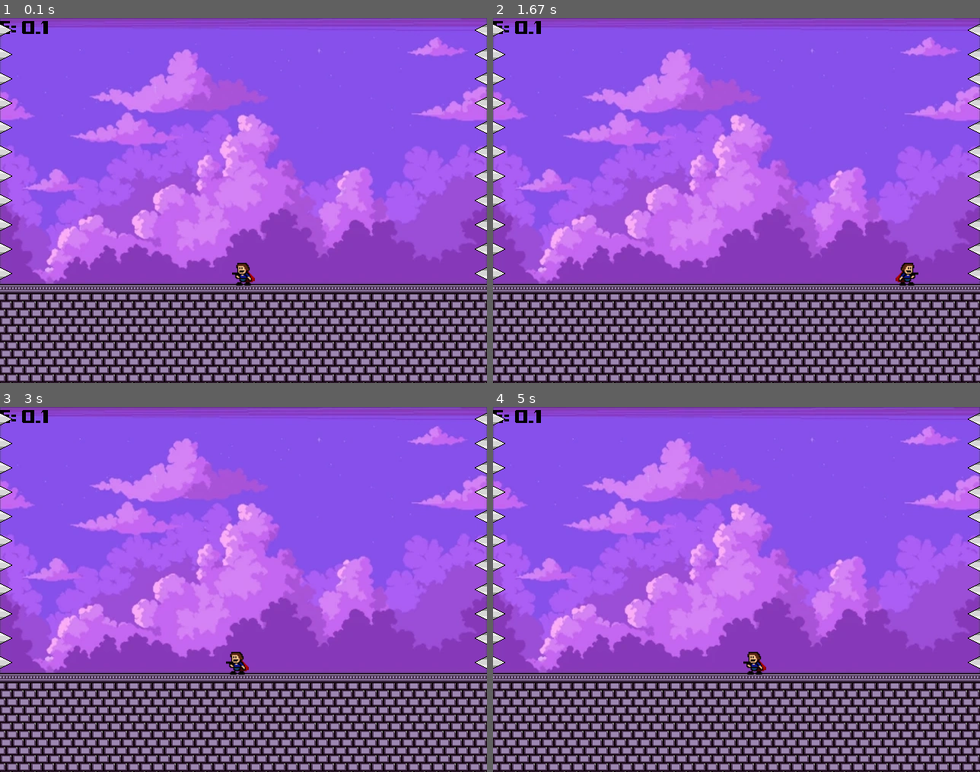
Above: before the commit, frames 1-4 (two rows, left to right).
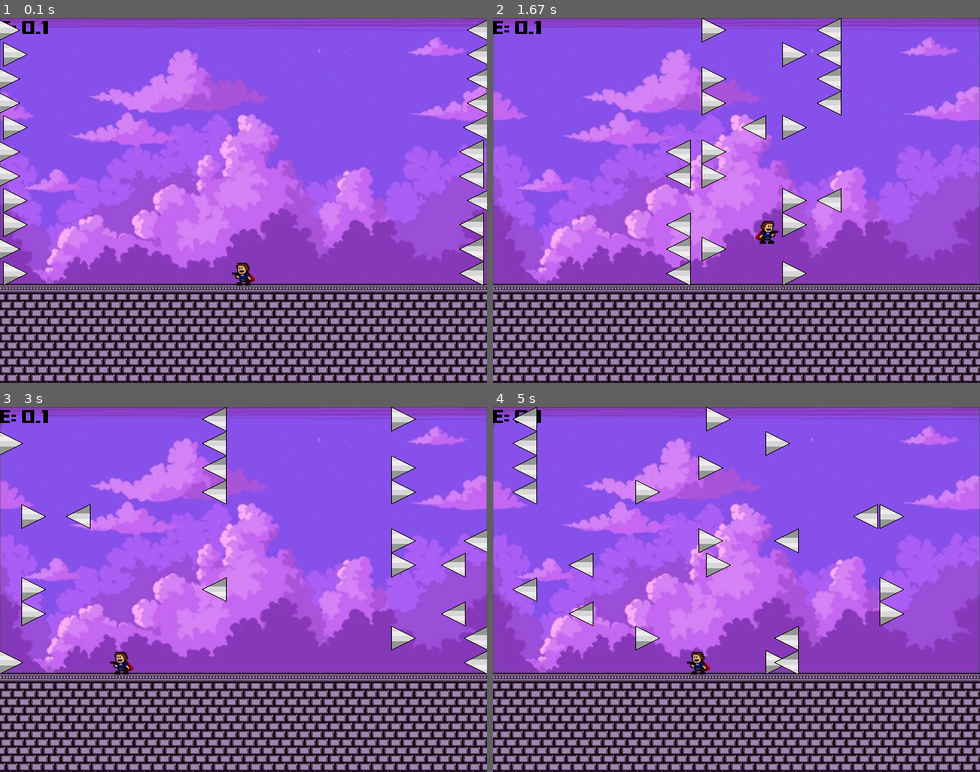
Above: after the commit, the same moments.

Repository: lorak80/pygame_project
Game: pygame game, started from game/main.py
Same seed, same stepped clock (60 frames per second), same inputs: the game is played once before the commit and once after it.
Inputs:
- Up to frame 1 (0.1 s): no input
- Up to frame 2 (1.67 s): hold D 0.33-0.8 s; hold W 0.83-1.13 s; hold D 1.17-1.63 s
- Up to frame 3 (3 s): hold A 1.67-2.2 s; hold S 2.23-2.53 s; tap J at 2.57 s; hold A from 2.9 s (still down)
- Up to frame 4 (5 s): release A at 3.3 s; hold W 3.33-3.7 s; hold D 3.73-4.37 s; hold A from 4.8 s (still down)

The runs differ from the first frame. In frame 1, 2.9% of the frame differs, in the area x 0-100%, y 0-74%; in frame 2, 5.3%; in frame 3, 4.8%; in frame 4, 5.2%.

Commit message:
started implementing spikes
not much to say here

Diff:
--- a/game/Bob.py
+++ b/game/Bob.py
@@ -8,8 +8,8 @@
 
 
 #movement speed
-WALK_SPEED = 4
-DASH_SPEED = 7
+WALK_SPEED = 5
+DASH_SPEED = 8
 INIT_JUMP_SPEED = 12
 #dash time in seconds
 DASH_TIME = 0.2
@@ -23,7 +23,8 @@
         self.init_x = init_x
         self.init_y = init_y
         #possible states of bob
-        self.states = {"mov right": False, "mov left": False, "dashed": False,"dashing": False}
+        self.states = {"mov right": False, "mov left": False, "mov up": False,
+                       "mov down": False, "face right": False, "dashed": False,"dashing": False}
         self.rect = self.surfL.get_rect(midbottom = (init_x, init_y))
 
     #resets the position to the center of the screen and on the ground
@@ -33,12 +34,26 @@
     def movement(self, keys):
         if keys[pygame.K_a]:
             self.rect.x -= WALK_SPEED
+            self.states["face right"] = False
             self.states["mov left"] = True
             self.states["mov right"] = False
-        if keys[pygame.K_d]:
+        elif keys[pygame.K_d]:
             self.rect.x += WALK_SPEED
+            self.states["face right"] = True
             self.states["mov right"] = True
             self.states["mov left"] = False
+        else:
+            self.states["mov right"] = False
+            self.states["mov left"] = False
+        if keys[pygame.K_w]:
+            self.states["mov up"] = True
+            self.states["mov down"] = False
+        elif keys[pygame.K_s]:
+            self.states["mov down"] = True
+            self.states["mov up"] = False
+        else:
+            self.states["mov up"] = False
+            self.states["mov down"] = False
         if keys[pygame.K_j]:
             self.states["dashing"] = True
         else:
@@ -52,17 +67,25 @@
             self.rect.x += DASH_SPEED
         if self.states["mov left"]:
             self.rect.x -= DASH_SPEED
+        if self.states["mov up"]:
+            self.rect.y -= DASH_SPEED
+        if self.states["mov down"]:
+            self.rect.y += DASH_SPEED
+        if self.on_ground():
+            self.rect.bottom = FLOOR_POSY
+
     #prevents bob from going offscreen
     def avoid_offscreen(self):
         if self.rect.left <= 0:
             self.rect.left = 0
         elif self.rect.right >= WIN_WIDTH:
             self.rect.right = WIN_WIDTH
+
     #a few boolean methods to check states
     def on_ground(self):
         return (self.rect.bottom >= FLOOR_POSY)
-    def moving_right(self):
-        return self.states["mov right"]
+    def facing_right(self):
+        return self.states["face right"]
     def dashing(self):
         return self.states["dashing"]
     def dashed(self):
--- a/game/Killer.py
+++ b/game/Killer.py
@@ -1,5 +1,7 @@
-import pygame
-import Bob
+import pygame, random
+import main
+
+SPIKE_SPEEDS = [2.5, 3.5, 4]
 
 class Killer(pygame.sprite.Sprite):
     def __init__(self, init_x, init_y):
@@ -10,7 +12,22 @@
         bob.reset_pos()
 
 class Spike(Killer):
-    def __init__(self, init_x, init_y, image):
+    def __init__(self, init_x, init_y, image, right):
         super().__init__(init_x, init_y)
+        self.RIGHT = right
+        self.speed = random.choice(SPIKE_SPEEDS)
         self.surf = pygame.image.load(image).convert_alpha()
         self.rect = self.surf.get_rect(midtop = (self.init_x, self.init_y))
+    def move(self):
+        if self.RIGHT:
+            self.rect.x += self.speed
+        else:
+            self.rect.x -= self.speed
+
+    def random_speed(self):
+        self.speed = random.choice(SPIKE_SPEEDS)
+    def reset_pos(self):
+        if self.RIGHT:
+            self.rect.right = 0
+        else:
+            self.rect.left = main.WIN_WIDTH
--- a/game/main.py
+++ b/game/main.py
@@ -1,6 +1,7 @@
 #                                THIS IS MY FIRST PYGAME PROJECT!
 
-#     In this game you are bob, bob needs to avoid floating spikes and enemies walking around
+#     In this game you are Bob, Bob needs to avoid floating spikes and Glob walking around, the more
+#                              time you survive, the higher the score
 #                             Bob has 2 skills, jumping and dashing
 
 # Bob jumps with spacebar, if you don't need to jump high, you simply release spacebar when needed
@@ -8,11 +9,16 @@
 #                            you will jump as soon as bob touches the ground.
 
 # Bob dashes with [j] , if you dash you can't do anything else other than dashing, but you can move
-#             straight in all 8 directions, horizontally, vertically and diagonally (to be implemented)
+#               straight in all 8 directions, horizontally, vertically and diagonally
 #       Bob cannot dash more than once in the air, the dash refills when bob touches the ground
-#
-#
-#
+
+#                                            SPIKES (randomness: to be fully implemented)
+#       Spikes are the hardest killer to avoid, they randomly come from the left and right side
+#                               of the screen in controlled random order
+
+#                                         GLOB ENEMY (to be fully implemented after spikes)
+#     Glob is a static enemy that always moves in the same way with the same speed, combined with
+#                       the spikes, it adds more difficulty to the game
 
 import pygame
 import Bob, Killer, Floor, Text, Sky
@@ -52,7 +58,7 @@
     screen.blit(sky.surf, sky.rect)
     screen.blit(text0.surf, text0.rect)
     #based on the moving direction of bob, it turns its body towards that direction
-    if bob.moving_right():
+    if bob.facing_right():
         screen.blit(bob.surfR, bob.rect)
     else:
         screen.blit(bob.surfL, bob.rect)
@@ -67,6 +73,22 @@
         else:
             i += 1
 
+def move_spikes(spikes):
+    for spike in spikes:
+        spike.move()
+
+def offscreen_spikes(spikes):
+    for spike in spikes:
+        if spike.RIGHT and spike.rect.left >= WIN_WIDTH or not spike.RIGHT and spike.rect.right <= 0:
+            spike.random_speed()
+            spike.reset_pos()
+
+
+
+def do_everything_for_spikes(spikes):
+    move_spikes(spikes)
+    offscreen_spikes(spikes)
+
 def main():
     pygame.init()
     pygame.display.set_caption("bob")
@@ -78,9 +100,9 @@
     floor = Floor.Floor()
     bob = Bob.Bob(WIN_WIDTH / 2, FLOOR_POSY)#bob is the player
     #"spikes" is the list of all spike instances
-    spikes = [Killer.Spike(0, i * SPIKE_SIZE, SPIKE_IMG_RIGHT) for i in range(int(MAX_SPIKES / 2))]
+    spikes = [Killer.Spike(0, i * SPIKE_SIZE, SPIKE_IMG_RIGHT, True) for i in range(int(MAX_SPIKES / 2))]
     #adds to the list the spike on the right side of the screen
-    spikes.extend([Killer.Spike(WIN_WIDTH, i * SPIKE_SIZE, SPIKE_IMG_LEFT) for i in range(int(MAX_SPIKES / 2))])
+    spikes.extend([Killer.Spike(WIN_WIDTH, i * SPIKE_SIZE, SPIKE_IMG_LEFT, False) for i in range(int(MAX_SPIKES / 2))])
     #vertical speed used when jumping
     speed_y = Bob.INIT_JUMP_SPEED
     #dash_stop_time is used to measure how long the dash has been going on for
@@ -101,6 +123,8 @@
                 pygame.quit()
                 exit()
 
+        do_everything_for_spikes(spikes)
+
         if bob.dashing() and not bob.dashed():
             if dash_stop_time == -1:#if there is no stop time (bob has just started to dash)
                 dash_stop_time = current_time + Bob.DASH_TIME #get the stop time
@@ -113,7 +137,7 @@
                 dash_stop_time = -1 #there is no stop time anymore
                 bob.states["dashed"] = True
         else:
-            bob.movement(keys)#checks WASD for moving around || and dash directions (not implemented yet)
+            bob.movement(keys)#checks WASD for moving around and dash directions
             #if you are holding space and  bob is touching the ground or floating in the air
             if keys[pygame.K_SPACE] and bob.rect.bottom <= FLOOR_POSY:
                 bob.jump(speed_y)#start/continue jumping..
@@ -130,6 +154,7 @@
             #bob can dash again
             bob.states["dashed"] = False
 
+
         check_spike_collision(bob, spikes, MAX_SPIKES)
 
         bob.avoid_offscreen()
